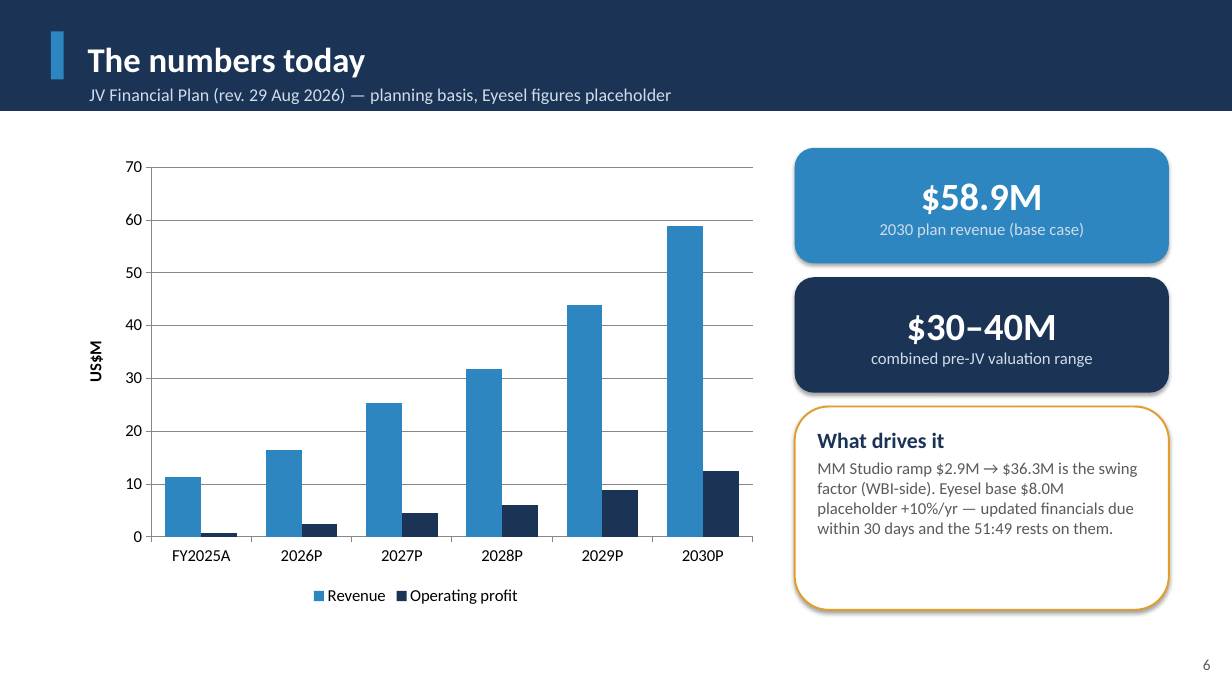
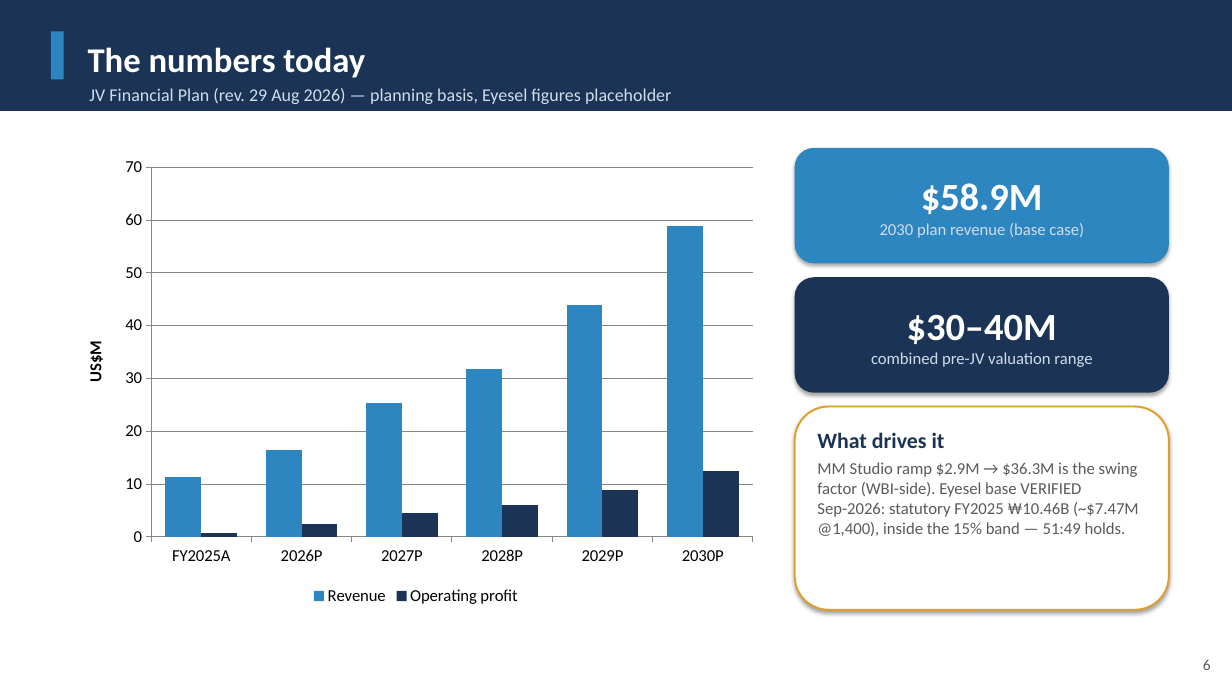
Before and after one commit to leicatam/gamification, a slide deck: slide 6 of synexo/GenApep_Executive_Presentation.pptx. Drawn at 1232x693 pixels with LibreOffice and Linux fonts; fonts in the diff are those of the drawing. Boxes give left, top, right and bottom in pixels: in the first picture for what was removed or moved away, otherwise in the second. Text is boxed around its words. In the diff, an @@ line names an element or a change of style, - is before the commit and + after.

```diff
--- a/synexo/GenApep_Executive_Presentation.pptx
+++ b/synexo/GenApep_Executive_Presentation.pptx
@@ text in rounded rectangle at (x1=817, y1=462, x2=1139, y2=536): text changed @@
-MM Studio ramp $2.9M → $36.3M is the swing factor (WBI-side). Eyesel base $8.0M placeholder +10%/yr — updated financials due within 30 days and the 51:49 rests on them.
+MM Studio ramp $2.9M → $36.3M is the swing factor (WBI-side). Eyesel base VERIFIED Sep-2026: statutory FY2025 ₩10.46B (~$7.47M @1,400), inside the 15% band — 51:49 holds.
```
Also in this commit, not shown: 10 other slides changed, 10 other files.
